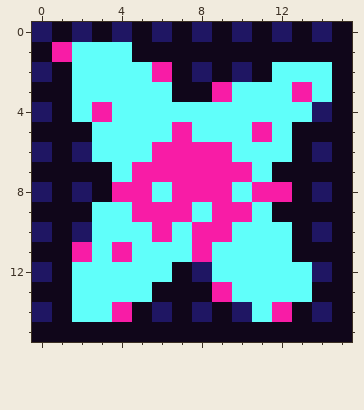
File history of a pixel-art sprite, gfx/mine_overlay.png. That is the earlier state.
The file is 16x16 pixels.
The same view after the edit:
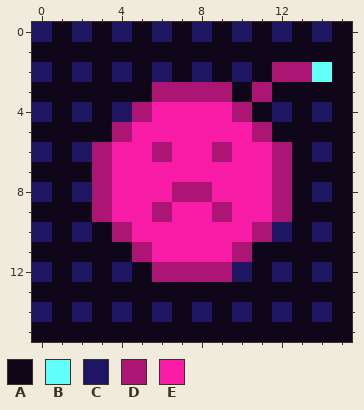
Palette (. is transparent): A #10061a  B #60fffa  C #1f1663  D #ac1574  E #f81ca6
The exact change:
{"y":1,"x":1,"old":"EBBB","new":"AAAA"}
{"y":2,"x":2,"old":"BBBBE","new":"CACAC"}
{"y":2,"x":12,"old":"BB","new":"DD"}
{"y":3,"x":2,"old":"BBBBBAAEBBBEB","new":"AAAADDDDADAAA"}
{"y":4,"x":2,"old":"BEBBBBBBBBBB","new":"CACDEEEEDACA"}
{"y":5,"x":3,"old":"BBBB","new":"ADEE"}
{"y":5,"x":8,"old":"BBBEB","new":"EEEDA"}
{"y":6,"x":3,"old":"BBBE","new":"DEED"}
{"y":6,"x":9,"old":"EBBB","new":"DEED"}
{"y":7,"x":3,"old":"AB","new":"DE"}
{"y":7,"x":11,"old":"BA","new":"ED"}
{"y":8,"x":3,"old":"A","new":"D"}
{"y":8,"x":6,"old":"BEE","new":"EDD"}
{"y":8,"x":10,"old":"B","new":"E"}
{"y":8,"x":12,"old":"E","new":"D"}
{"y":9,"x":3,"old":"BB","new":"DE"}
{"y":9,"x":6,"old":"E","new":"D"}
{"y":9,"x":8,"old":"BE","new":"ED"}
{"y":9,"x":11,"old":"BA","new":"ED"}
{"y":10,"x":3,"old":"BBB","new":"ADE"}
{"y":10,"x":7,"old":"B","new":"E"}
{"y":10,"x":10,"old":"BBB","new":"EDC"}
{"y":11,"x":2,"old":"EBEBBB","new":"AAADEE"}
{"y":11,"x":9,"old":"BBBB","new":"EDAA"}
{"y":12,"x":2,"old":"BBBBBACBBBBB","new":"CACADDDDCACA"}
{"y":13,"x":2,"old":"BBBB","new":"AAAA"}
{"y":13,"x":9,"old":"EBBBB","new":"AAAAA"}
{"y":14,"x":2,"old":"BBE","new":"CAC"}
{"y":14,"x":11,"old":"BE","new":"AC"}
{"label":"changed","picture_box":[52,42,332,322]}
